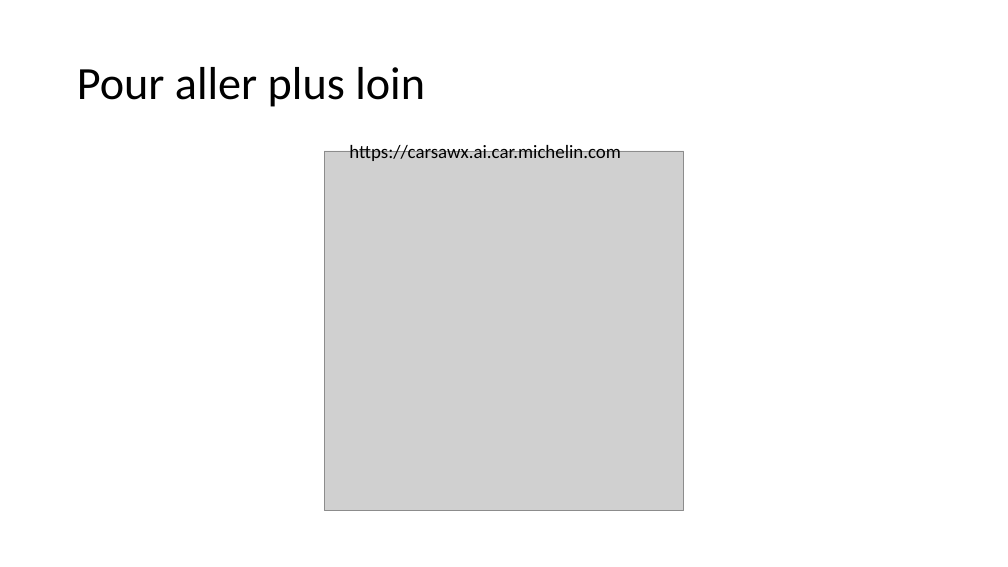
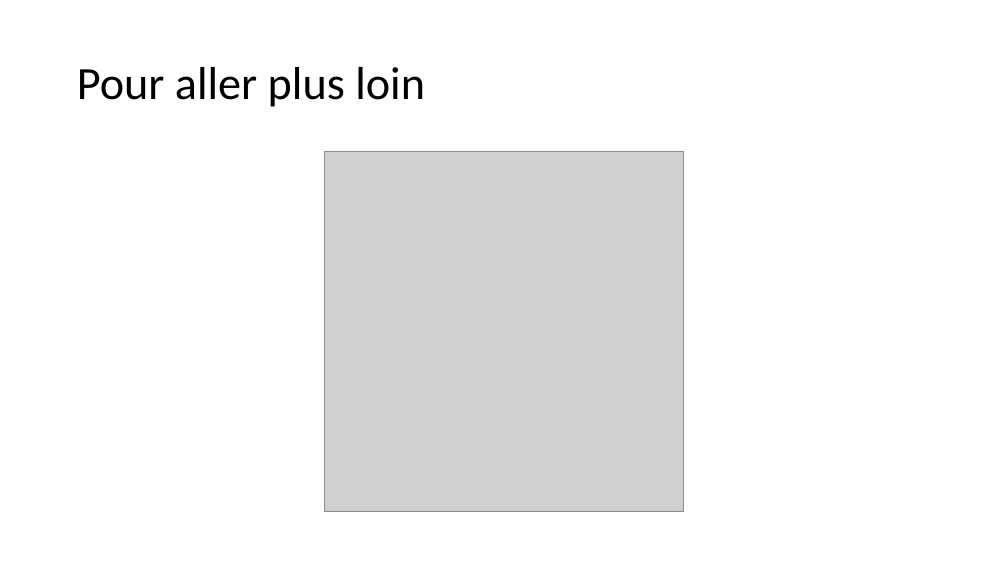
Before and after one commit to lips-coding4fun/ansible-and-windows, a slide deck: slide 37 of Coding4Fun 13 - Ansible & Windows.pptx. Drawn at 1008x567 pixels with LibreOffice and Linux fonts; fonts in the diff are those of the drawing; grey boxes stand for pictures; background and template pictures are left out. Boxes give left, top, right and bottom in pixels: in the first picture for what was removed or moved away, otherwise in the second. Text is boxed around its words. In the diff, an @@ line names an element or a change of style, - is before the commit and + after.

```diff
--- a/Coding4Fun 13 - Ansible & Windows.pptx
+++ b/Coding4Fun 13 - Ansible & Windows.pptx
@@ text removed at (349, 142, 621, 161) @@
-https://carsawx.ai.car.michelin.com
```
Also in this commit, not shown: 1 other slide changed.
